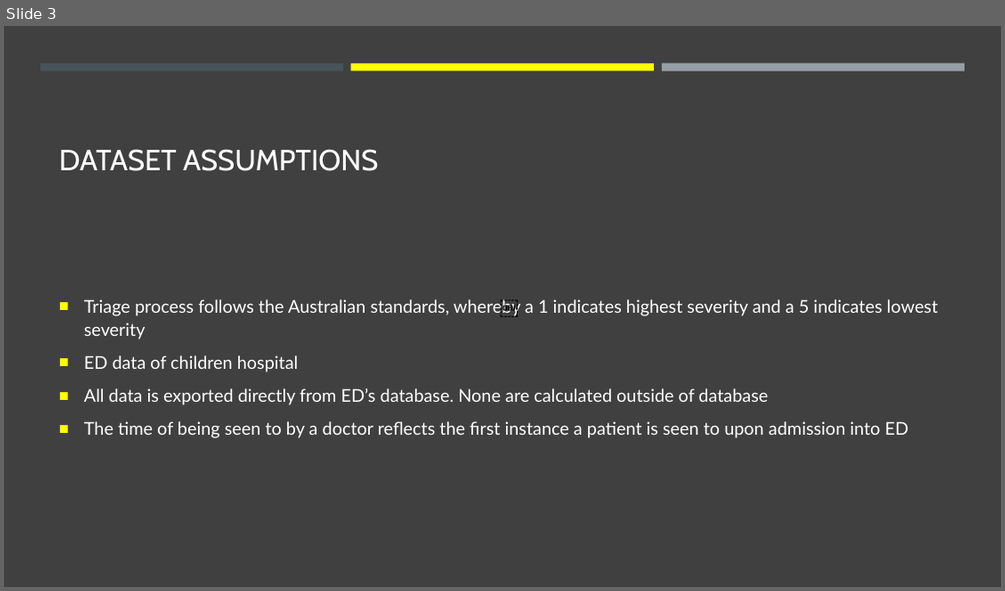
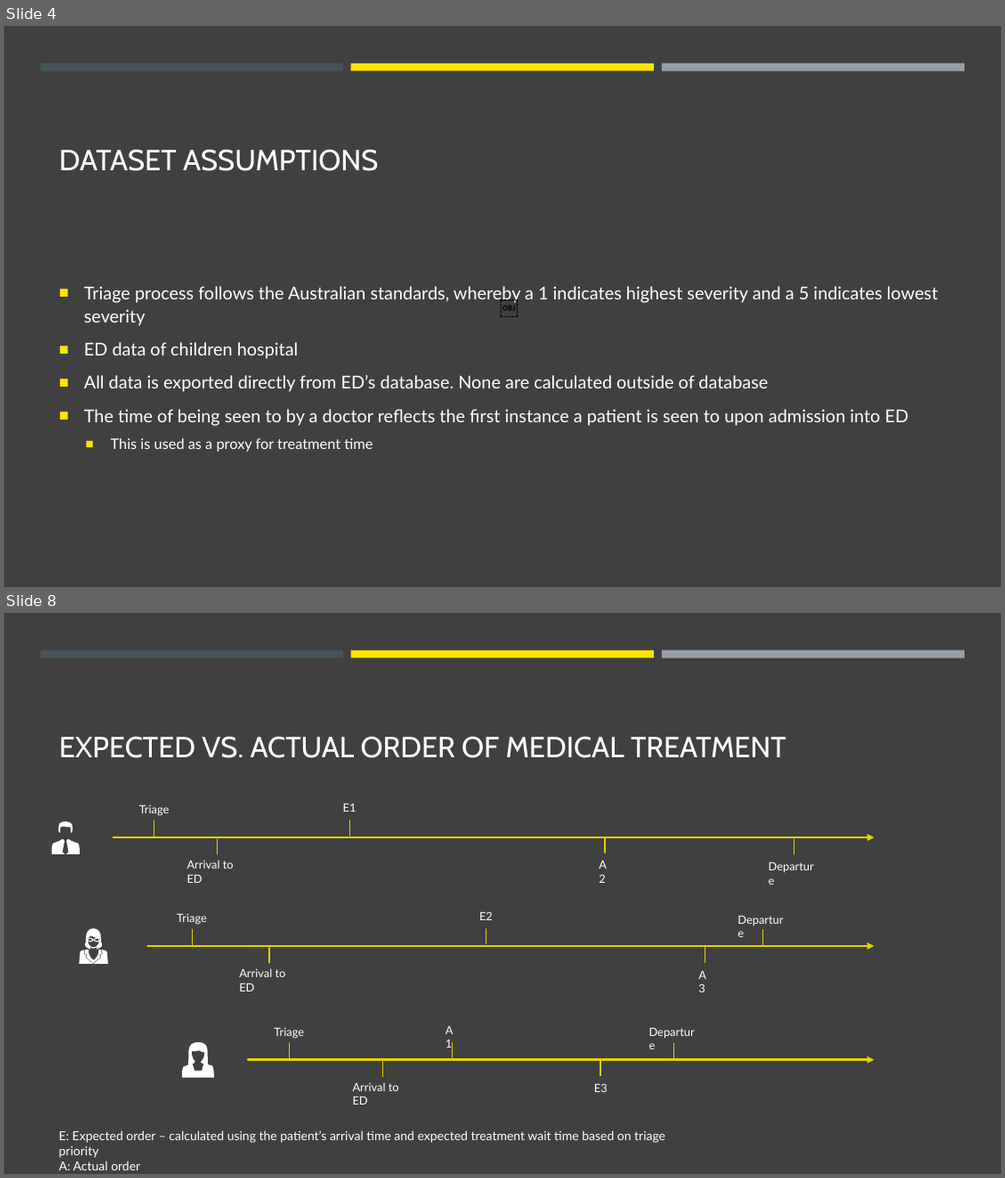
Before and after one commit to jasonnguyen3697/EY_DataChallenge, a slide deck: stuff.pptx. Shown one above the other, each under a label of ours: slide 3 before the commit, slides 4 and 8 after it; the slides between them are not shown. The pictures are 1005x591 and 1005x1178 pixels, drawn with LibreOffice and Linux fonts; fonts in the diff are those of the drawing. Boxes give left, top, right and bottom in pixels: in the first picture for what was removed or moved away, otherwise in the second. Text is boxed around its words. In the diff, an @@ line names an element or a change of style, - is before the commit and + after.

```diff
--- a/stuff.pptx
+++ b/stuff.pptx
@@ slide 8 added at bbox=[4, 613, 1001, 1174], background #404040; not listed: 3 template elements that a slide beside it also shows @@
@@ title added at bbox=[59, 736, 786, 758], 28 pt, text #FFFFFF @@
+EXPECTED VS. ACTUAL ORDER OF MEDICAL TREATMENT
@@ group added at bbox=[52, 803, 874, 883]: 5 lines, 5 texts, 1 freeform shape, 1 arrow @@
+Triage
+Arrival to ED
+E1
+Departure
+A2
@@ group added at bbox=[79, 908, 874, 991]: 5 lines, 5 texts, 3 freeform shapes, 1 arrow @@
+Triage
+Arrival to ED
+E2
+Departure
+A3
@@ group added at bbox=[182, 1019, 874, 1104]: 5 lines, 5 texts, 1 arrow, 1 freeform shape @@
+Triage
+Arrival to ED
+A1
+Departure
+E3
@@ text added at bbox=[59, 1130, 665, 1170], 12 pt, text #FFFFFF @@
+E: Expected order – calculated using the patient’s arrival time and expected treatment wait time based on triage priority
+A: Actual order
@@ what was slide 3 is now slide 4 @@
@@ slide 4 changed as well @@
@@ rectangle at bbox=[351, 63, 654, 70]: fill #FFFF00 to #FFE600 @@
@@ text at bbox=[84, 286, 938, 426]: bullet colour #FFFF00 to #FFE600 @@
@@ text at bbox=[111, 438, 372, 451]: paragraph added @@
+  ■ This is used as a proxy for treatment time
```
Also in this commit, not shown: 8 other slides changed, 6 other slides added, 4 slides removed.
